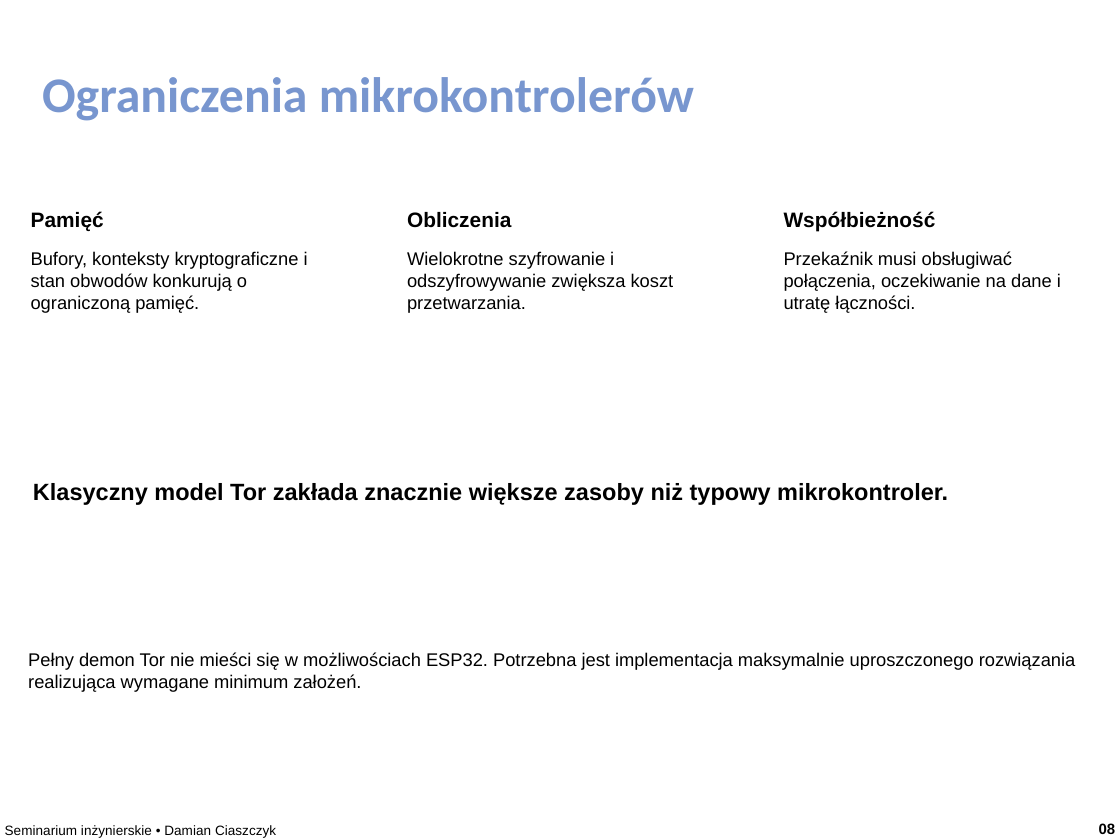
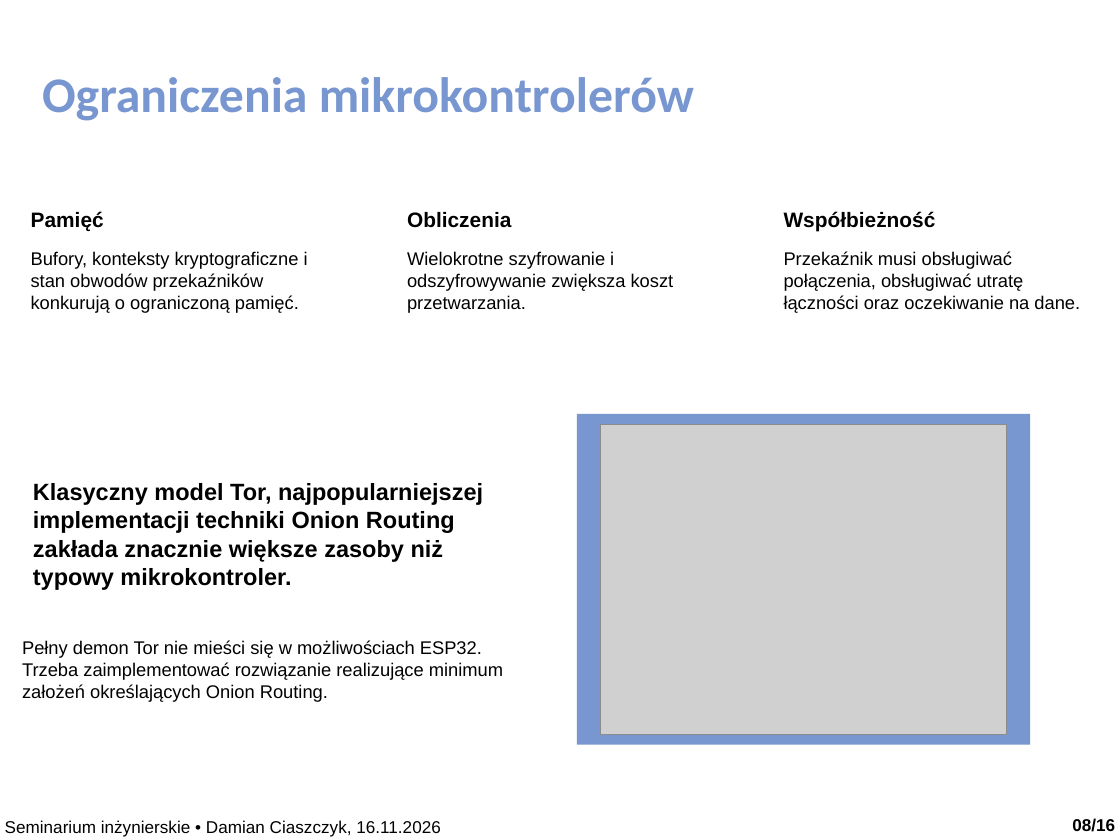
Before and after one commit to dciaszczyk/Engineering_Diploma, a slide deck: slide 8 of prezentacja/prezentacja_seminarka.pptx. Drawn at 1120x840 pixels with LibreOffice and Linux fonts; fonts in the diff are those of the drawing; grey boxes stand for pictures. Boxes give left, top, right and bottom in pixels: in the first picture for what was removed or moved away, otherwise in the second. Text is boxed around its words. In the diff, an @@ line names an element or a change of style, - is before the commit and + after.

```diff
--- a/prezentacja/prezentacja_seminarka.pptx
+++ b/prezentacja/prezentacja_seminarka.pptx
@@ text at box(31, 251, 308, 313): text changed @@
-Bufory, konteksty kryptograficzne i stan obwodów konkurują o ograniczoną pamięć.
+Bufory, konteksty kryptograficzne i stan obwodów przekaźników konkurują o ograniczoną pamięć.
@@ text at box(784, 251, 1080, 313): text changed @@
-Przekaźnik musi obsługiwać połączenia, oczekiwanie na dane i utratę łączności.
+Przekaźnik musi obsługiwać połączenia, obsługiwać utratę łączności oraz oczekiwanie na dane.
@@ rectangle added at box(577, 414, 1030, 745), fill #7896CF @@
@@ picture added at box(600, 424, 1006, 735) @@
@@ text at box(33, 483, 483, 590): text changed @@
-Klasyczny model Tor zakłada znacznie większe zasoby niż typowy mikrokontroler.
+Klasyczny model Tor, najpopularniejszej implementacji techniki Onion Routing zakłada znacznie większe zasoby niż typowy mikrokontroler.
@@ text at box(22, 640, 503, 702): text changed @@
-Pełny demon Tor nie mieści się w możliwościach ESP32. Potrzebna jest implementacja maksymalnie uproszczonego rozwiązania realizująca wymagane minimum założeń.
+Pełny demon Tor nie mieści się w możliwościach ESP32. Trzeba zaimplementować rozwiązanie realizujące minimum założeń określających Onion Routing.
@@ text at box(5, 820, 440, 837): text changed; size 8.7 to 11 pt @@
-Seminarium inżynierskie • Damian Ciaszczyk
+Seminarium inżynierskie • Damian Ciaszczyk, 16.11.2026
@@ text at box(1072, 818, 1115, 832): text changed; size 9.6 to 11 pt @@
-08
+08/16
```
Also in this commit, not shown: 15 other slides changed, 1 other file.
